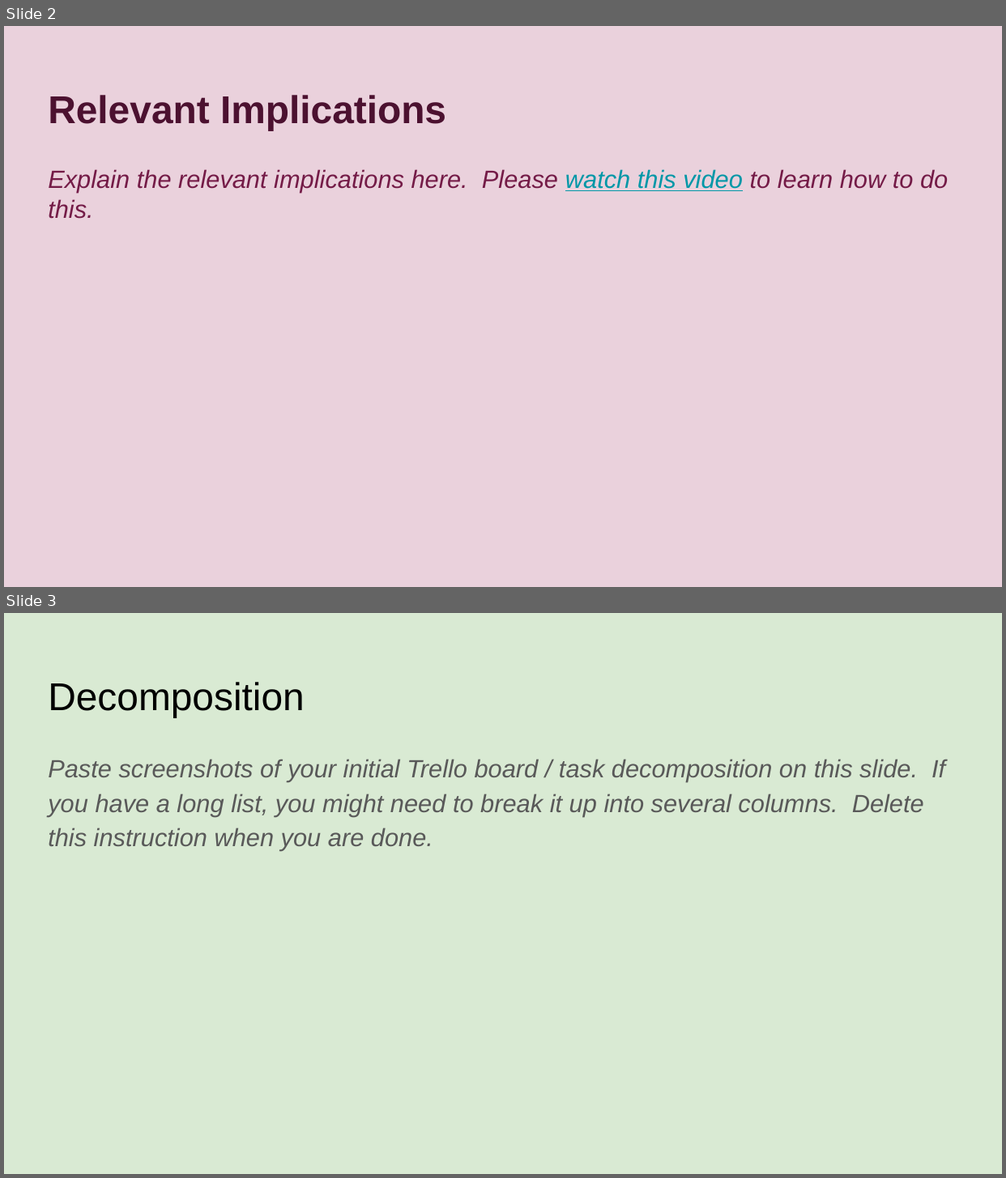
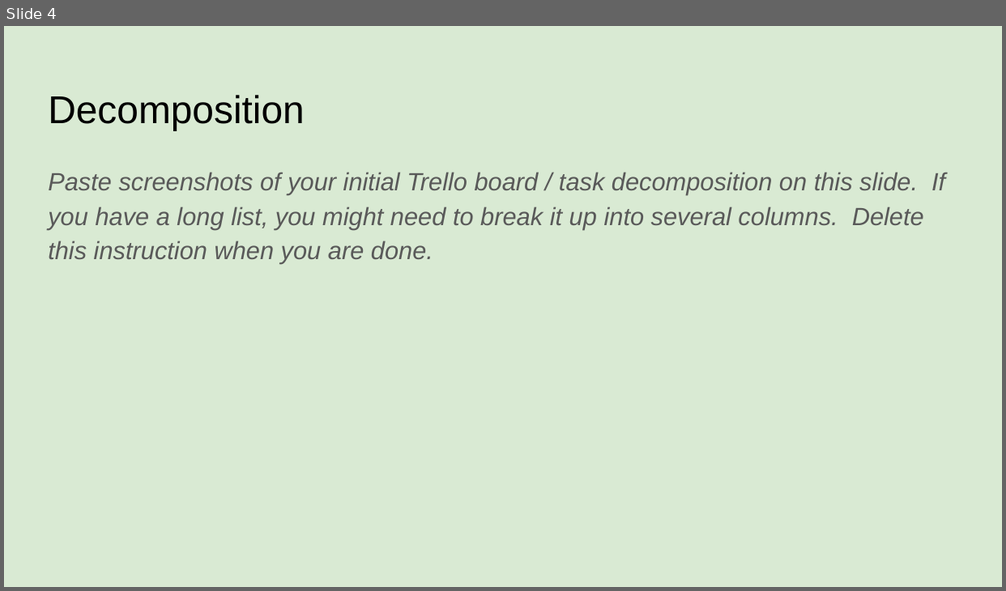
Before and after one commit to 21308/AS91896---AS91897, a slide deck: 000_91896 _ 91897 Documentation.pptx. Shown one above the other, each under a label of ours: slides 2 and 3 before the commit, slide 4 after it. The pictures are 1006x1178 and 1006x591 pixels, drawn with LibreOffice and Linux fonts; fonts in the diff are those of the drawing. Boxes give left, top, right and bottom in pixels: in the first picture for what was removed or moved away, otherwise in the second. Text is boxed around its words. In the diff, an @@ line names an element or a change of style, - is before the commit and + after.

```diff
--- a/000_91896 _ 91897 Documentation.pptx
+++ b/000_91896 _ 91897 Documentation.pptx
@@ slide 2 removed at (4, 26, 1002, 587), background #EAD1DC @@
@@ title removed at (48, 95, 446, 130) @@
-Relevant Implications
@@ text removed at (48, 169, 948, 219) @@
-Explain the relevant implications here. Please watch this video to learn how to do this.
@@ what was slide 3 is now slide 4 @@
```
Also in this commit, not shown: 1 slide changed, 2 slides added, 2 other files.
